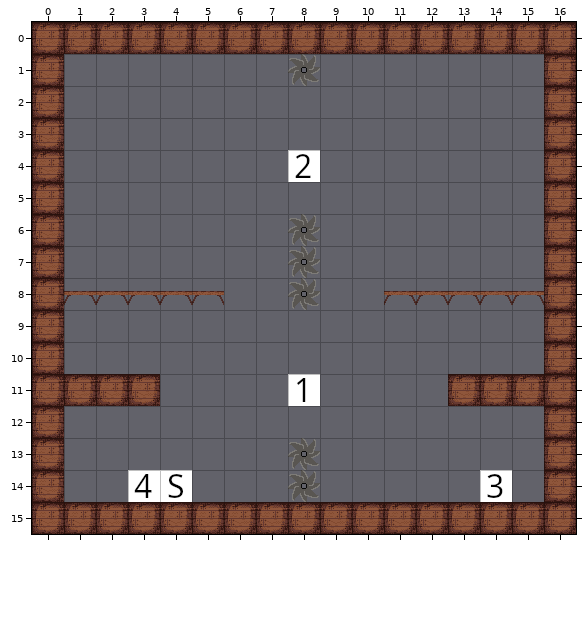
Level history. Tiled map: editor/LevelSawSilo.tmx. That is the earlier state.
Cells are 32x32 px. Shown: x 0..16, y 0..15.
New version:
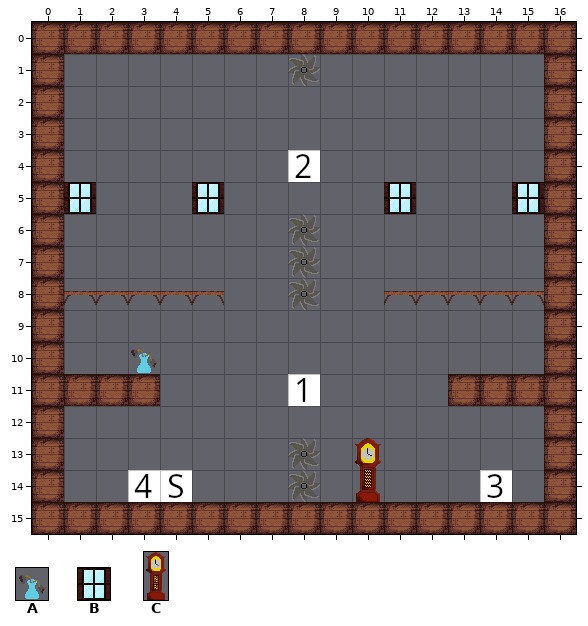
Key: from "Base": A 21 "vase", B 22 "window", C 24 "clock".
_ is an empty cell.
Changes in this commit:
Changed rows in their new state; . is an unchanged cell.
Layer "Tile Layer 1":
first column x 1:
 5 B...B.....B...B
first column x 3:
10 A
first column x 10:
14 C
Boxes around the changes in both pictures, in picture pixels (x1, y1, x2, y2):
added: (64, 182, 96, 214)
added: (192, 182, 224, 214)
added: (384, 182, 416, 214)
added: (512, 182, 544, 214)
added: (131, 349, 157, 373)
added: (355, 438, 381, 502)
